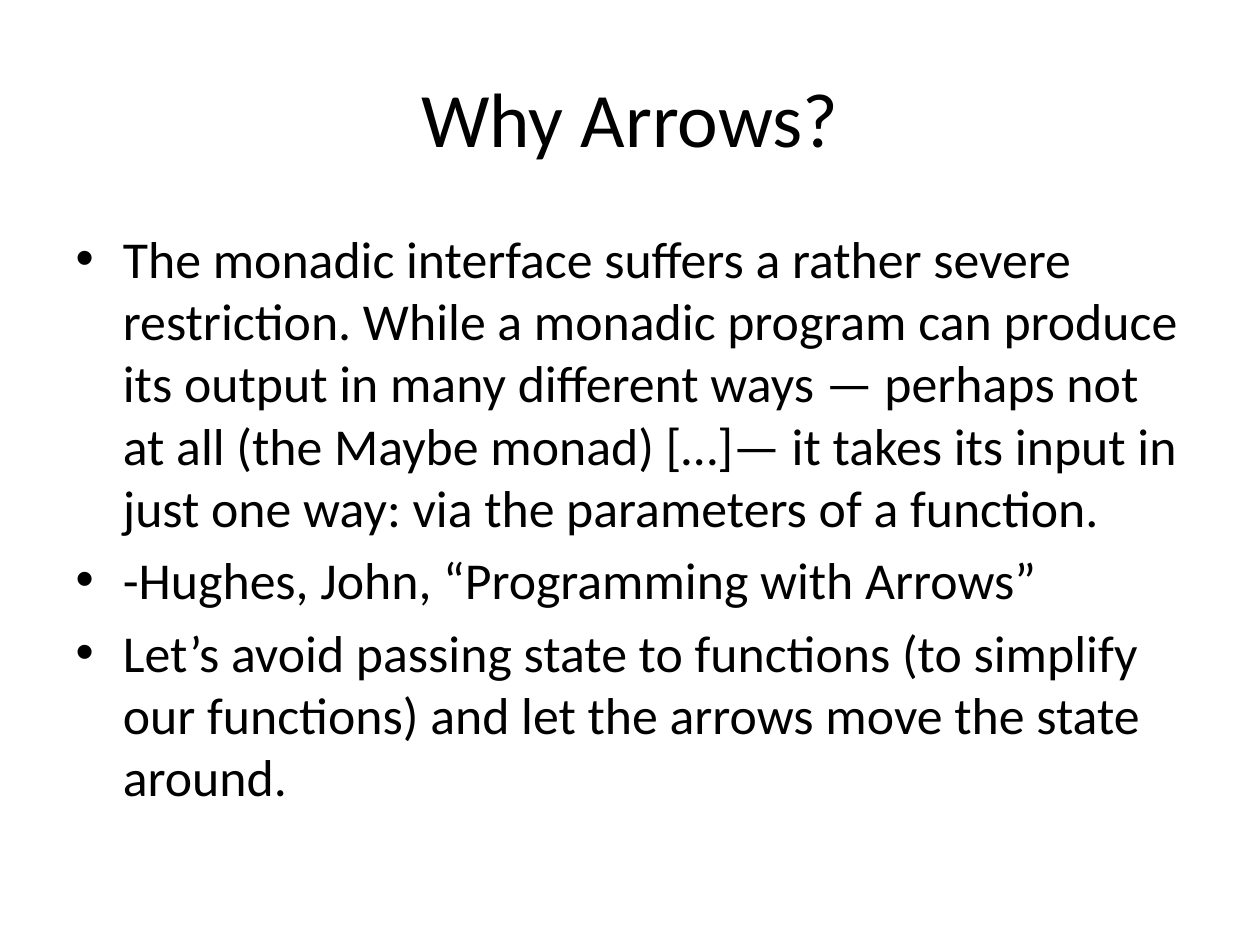
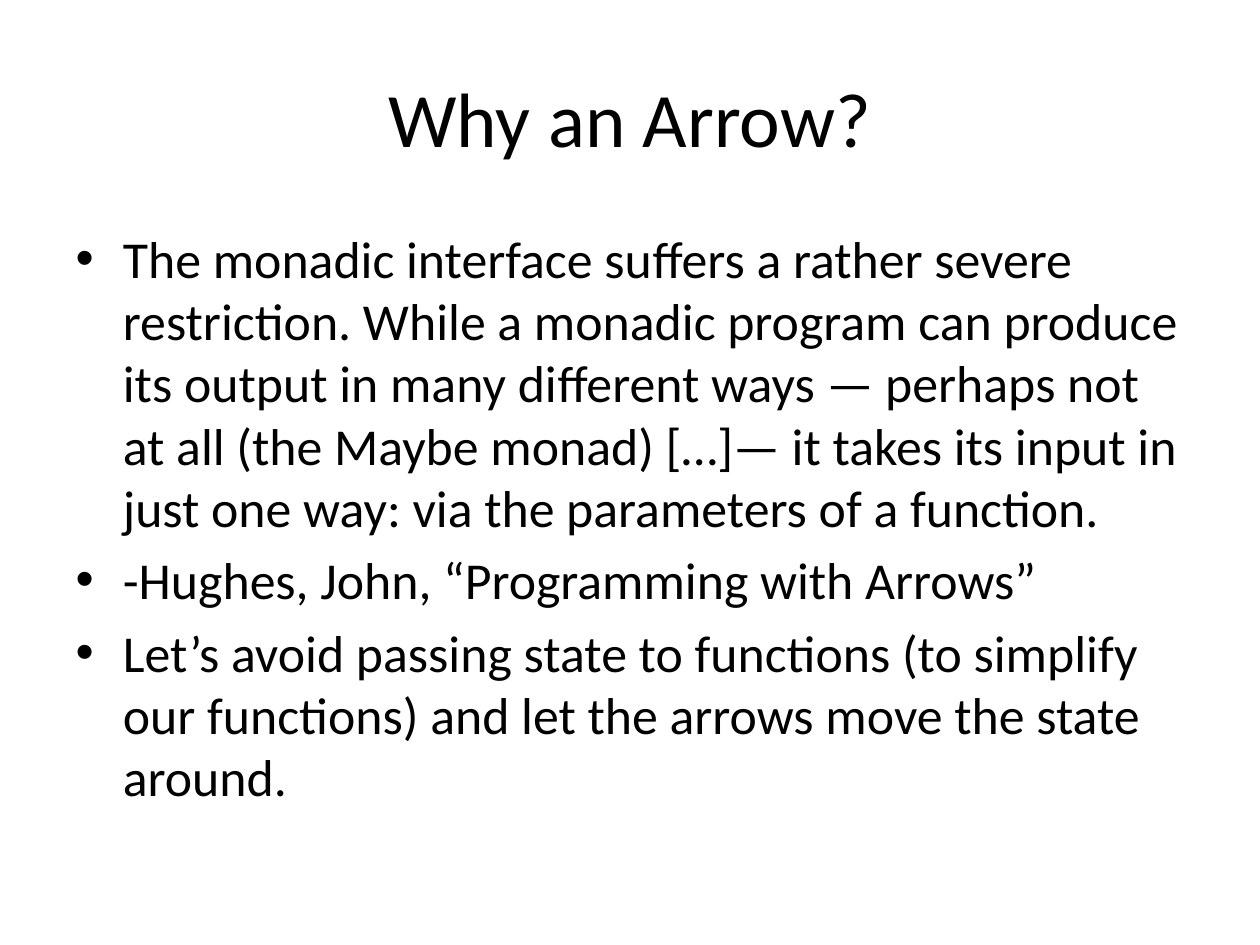
Before and after one commit to enright/arrowlets, a slide deck: slide 7 of MonadsOfDoomArrowsOfTime.pptx (slide 2 before the commit). Drawn at 1260x945 pixels with LibreOffice and Linux fonts; fonts in the diff are those of the drawing. Boxes give left, top, right and bottom in pixels: in the first picture for what was removed or moved away, otherwise in the second. Text is boxed around its words. In the diff, an @@ line names an element or a change of style, - is before the commit and + after.

```diff
--- a/MonadsOfDoomArrowsOfTime.pptx
+++ b/MonadsOfDoomArrowsOfTime.pptx
@@ title at [388, 93, 871, 160]: text changed @@
-Why Arrows?
+Why an Arrow?
```
Also in this commit, not shown: 1 other slide changed, 5 slides added.
